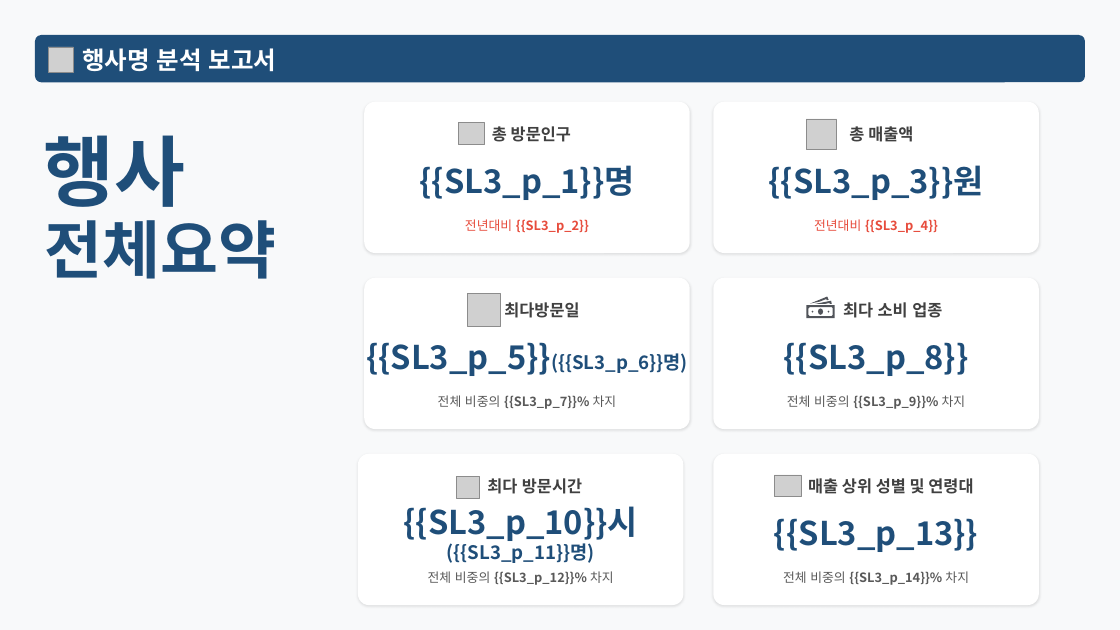
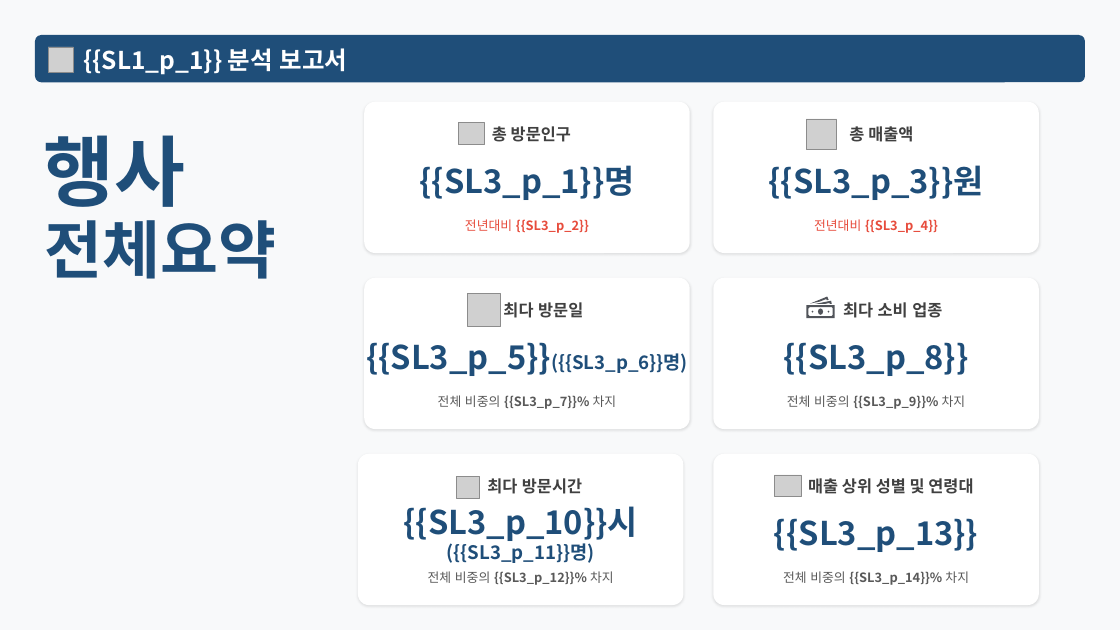
Before and after one commit to roddms/auto-report, a slide deck: slide 3 of template/master.pptx. Drawn at 1120x630 pixels with LibreOffice and Linux fonts; fonts in the diff are those of the drawing; grey boxes stand for pictures. Boxes give left, top, right and bottom in pixels: in the first picture for what was removed or moved away, otherwise in the second. Text is boxed around its words. In the diff, an @@ line names an element or a change of style, - is before the commit and + after.

```diff
--- a/template/master.pptx
+++ b/template/master.pptx
@@ text at bbox=[83, 48, 348, 75]: text changed @@
-행사명 분석 보고서
+{{SL1_p_1}} 분석 보고서
@@ text at bbox=[503, 302, 583, 318]: spaces changed @@
-최다방문일
+최다 방문일
```
Also in this commit, not shown: 10 other slides changed, 17 other files.
